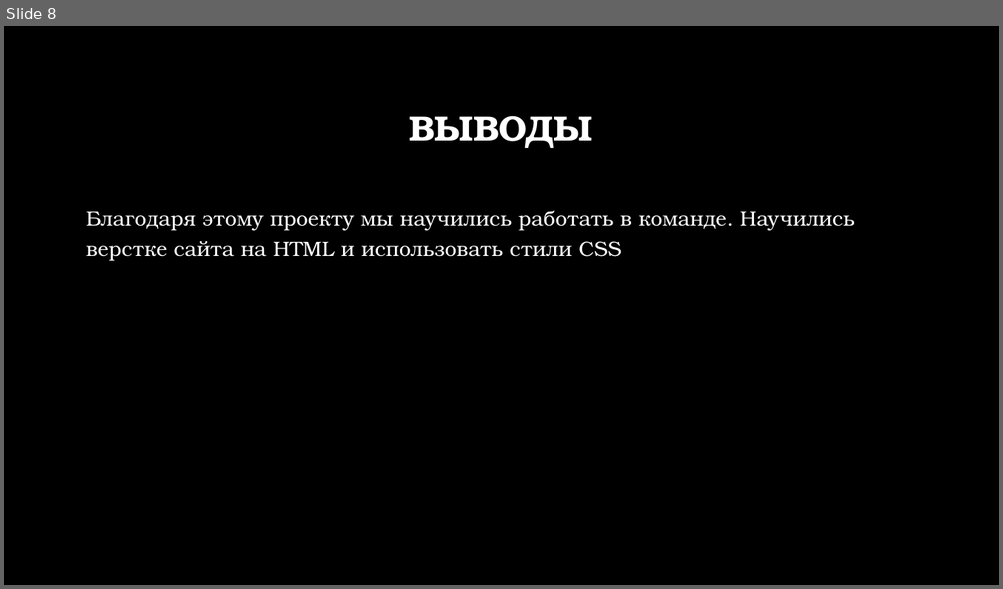
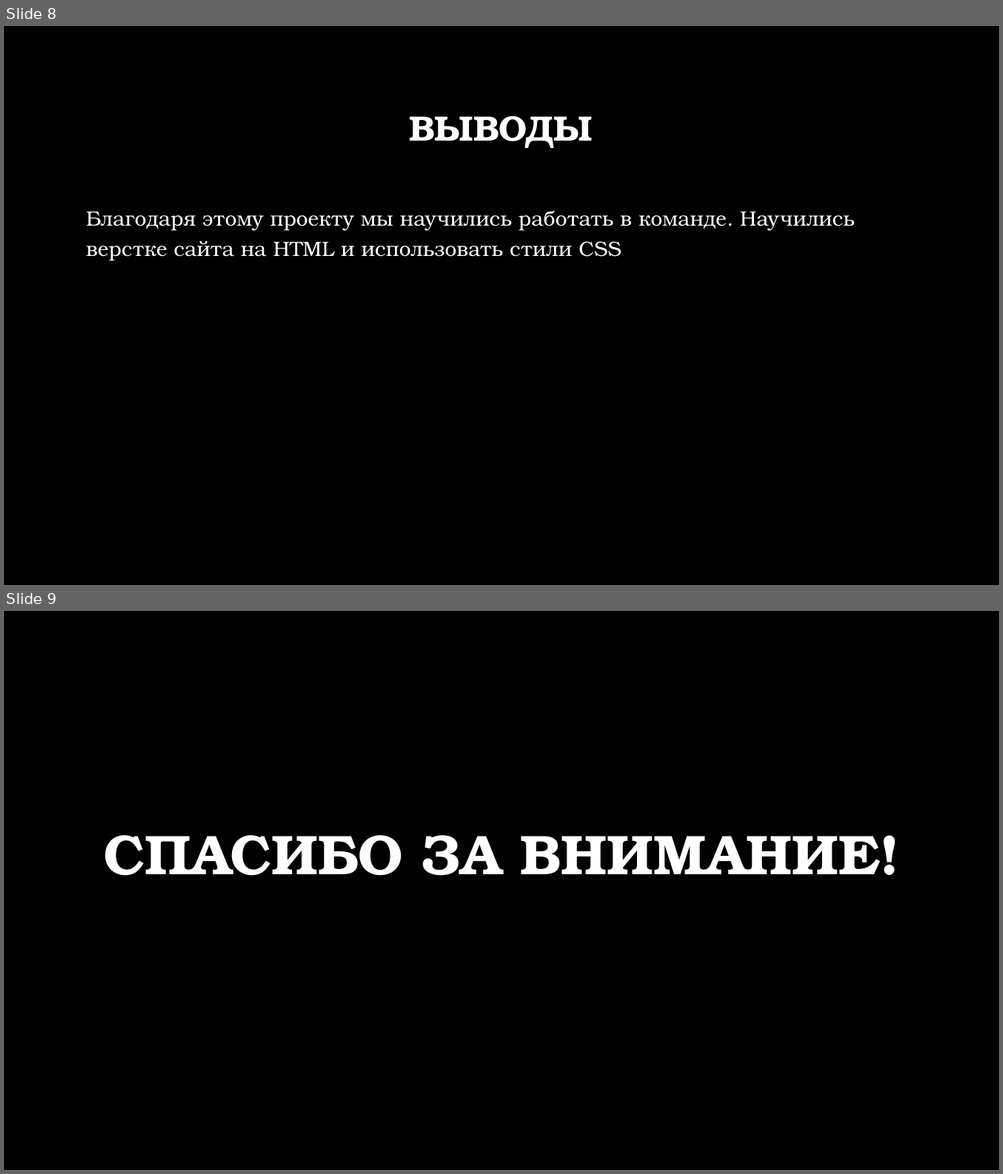
Before and after one commit to Soboleff002/Up, a slide deck: Уп 03/Презентация (2).pptx. Shown one above the other, each under a label of ours: slide 8 before the commit, slides 8 and 9 after it. The pictures are 1003x589 and 1003x1174 pixels, drawn with LibreOffice and Linux fonts; fonts in the diff are those of the drawing; background and template pictures are left out. Boxes give left, top, right and bottom in pixels: in the first picture for what was removed or moved away, otherwise in the second. Text is boxed around its words. In the diff, an @@ line names an element or a change of style, - is before the commit and + after.

```diff
--- a/Уп 03/Презентация (2).pptx
+++ b/Уп 03/Презентация (2).pptx
@@ slide 9 added at [4, 611, 999, 1170], background picture (left out) @@
@@ title added at [103, 835, 879, 876], 54 pt, text #FFFFFF, bold @@
+СПАСИБО ЗА ВНИМАНИЕ!
```
